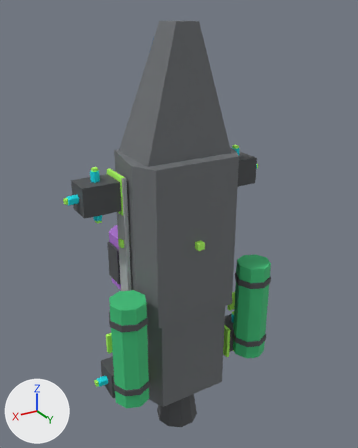
Before and after pictures for a commit that changed the glTF model Assets/Art/PrototypeShipKit/DemoShips/demo_cargo_mk1.glb.
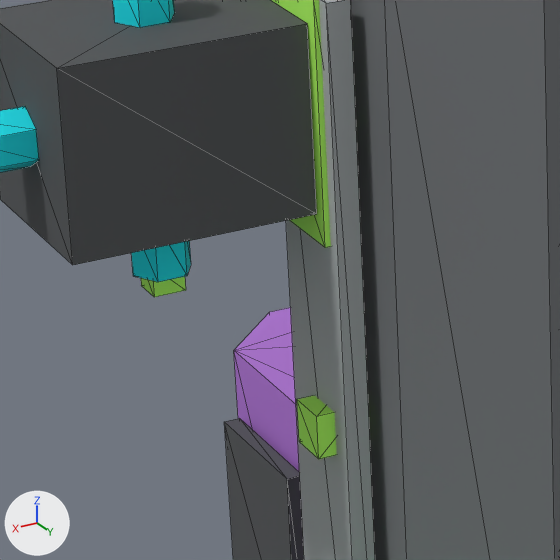
The first picture shows the older version from a 50 mm camera at (0.15, 4.95, 3.15) aimed at (-2.92, -0.15, 0.6). The close-ups show the older and then the newer version on the part from 21% to 44% of the width and 40% to 59% of the height of that picture. Only the edits that show in the close-ups are written down. Lighting does not change. The marker at lower left points along +X, +Y and +Z. The close-ups show mesh edges as thin lines. Where no turn or scale is listed for an object, it has been applied to the vertices.

In view in the first close-up: 'DEMO_Cargo_Mk1_GEO_Cargo_Dark_Panel_Side', 'DEMO_Cargo_Mk1_GEO_Cargo_Pod_Beveled', 'DEMO_Cargo_Mk1_GEO_Hull_Core_Faceted', 'DEMO_Cargo_Mk1_GEO_Hull_Core_Right_Rib', 'DEMO_Cargo_Mk1_GEO_RCS_Nozzle_Back.002', 'DEMO_Cargo_Mk1_GEO_RCS_Nozzle_Forward.002', 'DEMO_Cargo_Mk1_GEO_RCS_Nozzle_Right', 'DEMO_Cargo_Mk1_GEO_RCS_Pod_Body.002', 'DEMO_Cargo_Mk1_RCS_Hardpoint_Right_Front', 'DEMO_Cargo_Mk1_VIS_PART_Hull_Core_Mk1_CONN_RIGHT' and 1 more.
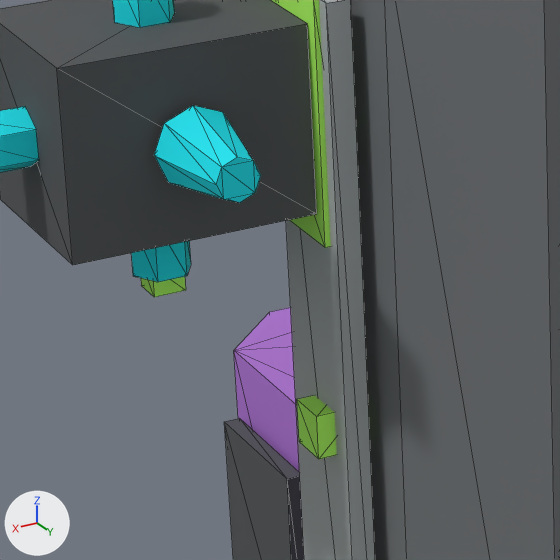
The newer file is also turned or shifted as a whole; pictures and numbers use the older file's frame.

The edits, one by one:
Mesh me_demo_cargo_mk1_geo_rcs_nozzle_down_002_mesh is new.
It is an 8-sided cut cone along y (radius 0.075 at the low end, 0.04 at the high end) spanning x -0.075..0.075, y -0.09..0.09, z -0.075..0.075.
It uses material mat_mat_rcs_cyan (cyan #00e5f1).
Object 'DEMO_Cargo_Mk1_GEO_RCS_Nozzle_Down.002' (ob_demo_cargo_mk1_geo_rcs_nozzle_down_002) is new; it shows me_demo_cargo_mk1_geo_rcs_nozzle_down_002_mesh.
Its location is (-1.804, 0.145, 1.2).

Boxes [x1, y1, x2, y2] around the edits, measured in the close-ups (560 x 560 px):
'DEMO_Cargo_Mk1_GEO_RCS_Nozzle_Down.002', added (cyan): after [154, 105, 261, 203]
